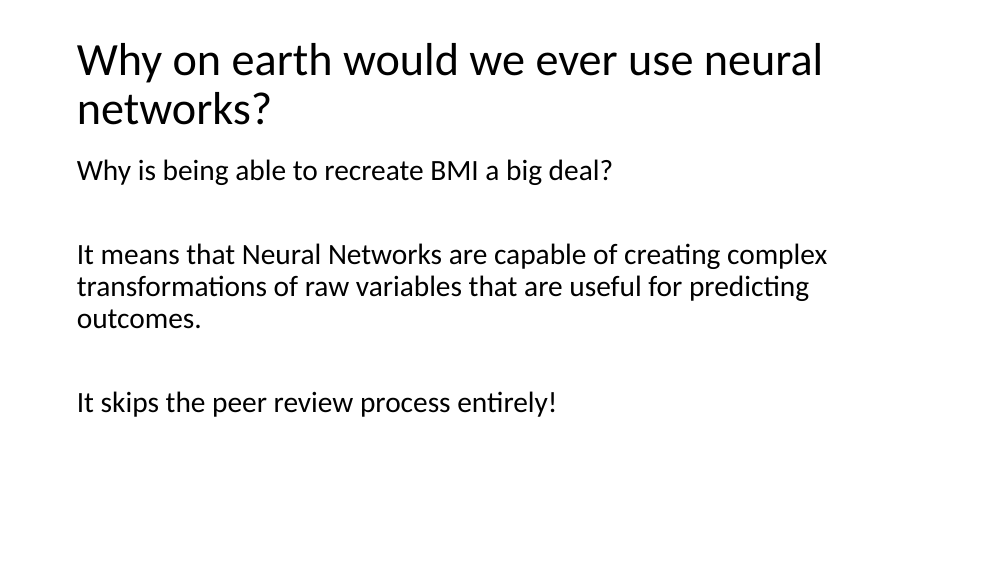
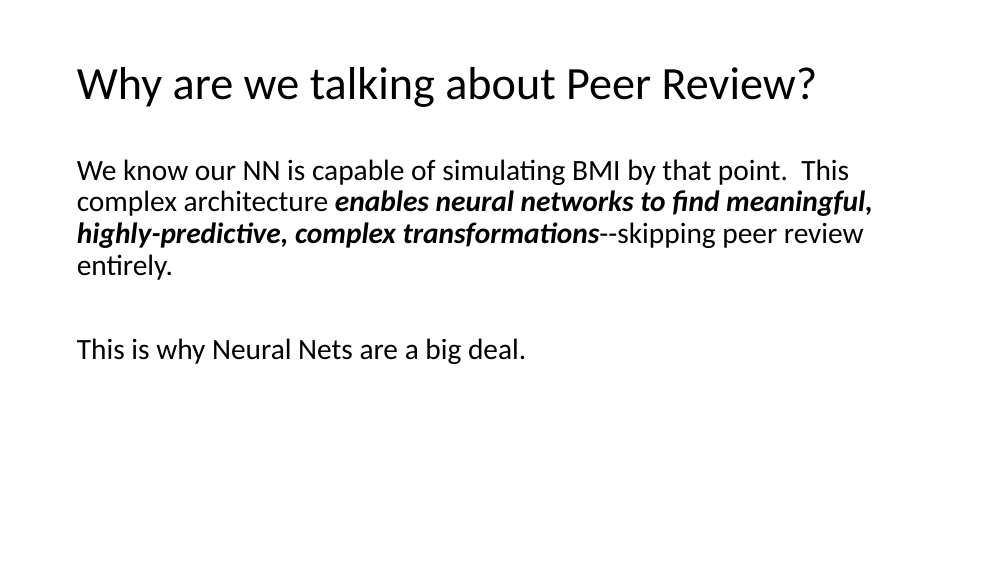
Before and after one commit to snyderjo/Neural-Network-Presentation, a slide deck: slide 16 of firstPart/Neural Networks - pt 1.pptx (slide 14 before the commit). Drawn at 1008x567 pixels with LibreOffice and Linux fonts; fonts in the diff are those of the drawing. Boxes give left, top, right and bottom in pixels: in the first picture for what was removed or moved away, otherwise in the second. Text is boxed around its words. In the diff, an @@ line names an element or a change of style, - is before the commit and + after.

```diff
--- a/firstPart/Neural Networks - pt 1.pptx
+++ b/firstPart/Neural Networks - pt 1.pptx
@@ title at box(77, 67, 818, 107): text changed @@
-Why on earth would we ever use neural networks?
+Why are we talking about Peer Review?
@@ text at box(77, 159, 873, 364): text changed @@
-Why is being able to recreate BMI a big deal?
-It means that Neural Networks are capable of creating complex transformations of raw variables that are useful for predicting outcomes.
-It skips the peer review process entirely!
+We know our NN is capable of simulating BMI by that point. This complex architecture enables neural networks to find meaningful, highly-predictive, complex transformations--skipping peer review entirely.
+This is why Neural Nets are a big deal.
```
Also in this commit, not shown: 10 other slides changed, 3 slides added, 1 other file.
